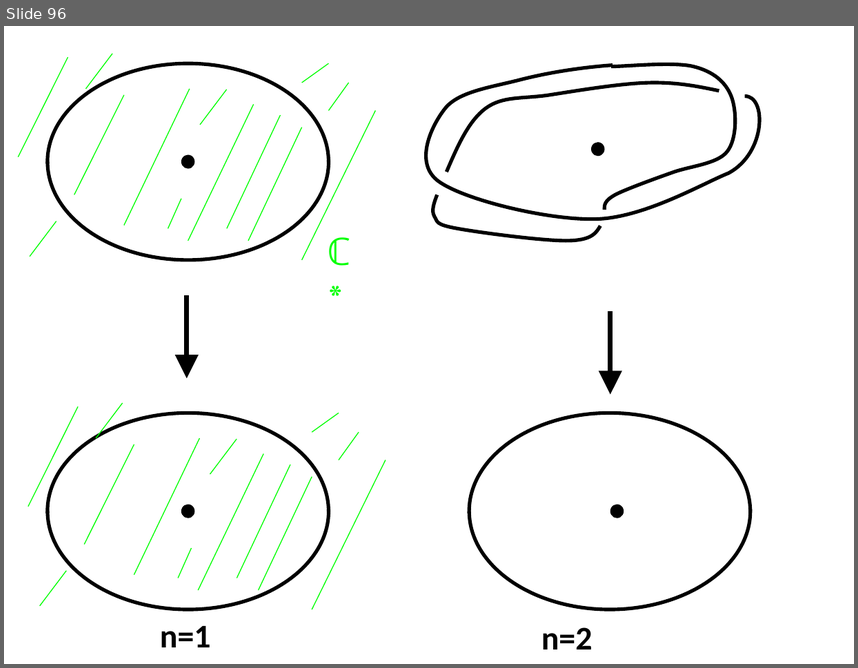
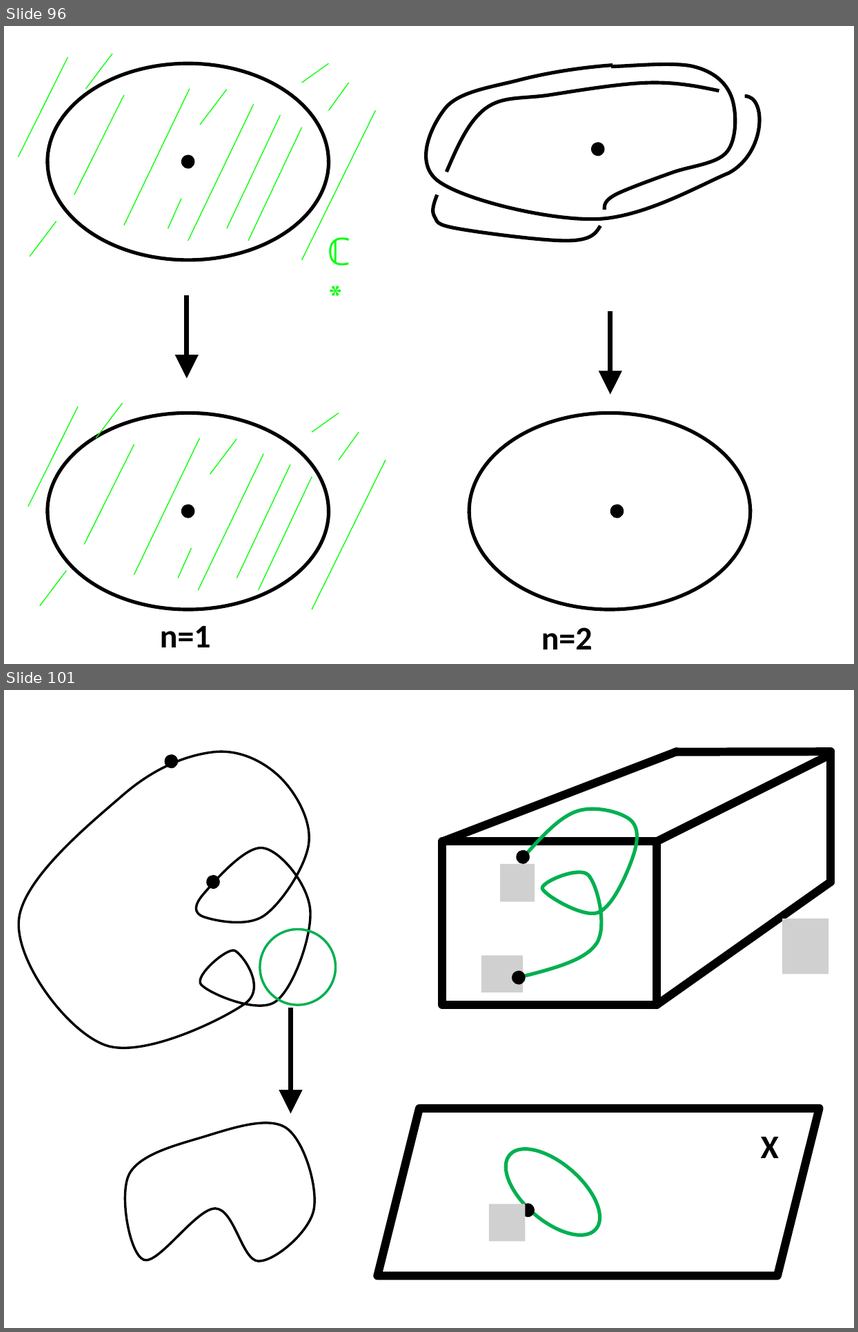
Before and after one commit to lutteropp/GeoTopo, a slide deck: images/Bilder.pptx. Shown one above the other, each under a label of ours: slide 96 before the commit, slides 96 and 101 after it; the slides between them are not shown. The pictures are 858x668 and 858x1332 pixels, drawn with LibreOffice and Linux fonts; fonts in the diff are those of the drawing; grey boxes stand for pictures. Boxes give left, top, right and bottom in pixels: in the first picture for what was removed or moved away, otherwise in the second. Text is boxed around its words. In the diff, an @@ line names an element or a change of style, - is before the commit and + after.

```diff
--- a/images/Bilder.pptx
+++ b/images/Bilder.pptx
@@ slide 101 added at <box>4,690,854,1328</box>, background #FFFFFF @@
@@ freeform shape added at <box>18,751,310,1047</box>, outline #000000 2 pt @@
@@ line added from (443, 841) to (677, 751), #000000 7 pt @@
@@ line added from (831, 751) to (675, 752), #000000 7 pt @@
@@ line added from (831, 751) to (831, 882), #000000 7 pt @@
@@ ellipse added at <box>165,755,179,768</box>, fill #000000 @@
@@ line added from (657, 841) to (831, 755), #000000 7 pt @@
@@ freeform shape added at <box>518,809,637,977</box>, outline #00B050 3 pt @@
@@ rectangle added at <box>443,841,657,1005</box>, outline #000000 7 pt @@
@@ ellipse added at <box>517,850,530,863</box>, fill #000000 @@
@@ ellipse added at <box>206,876,220,889</box>, fill #000000 @@
@@ picture added at <box>500,863,535,901</box> @@
@@ line added from (657, 1005) to (831, 882), #000000 7 pt @@
@@ ellipse added at <box>260,929,335,1005</box>, outline #00B050 2 pt @@
@@ picture added at <box>783,918,829,974</box> @@
@@ picture added at <box>481,955,524,993</box> @@
@@ ellipse added at <box>513,971,526,984</box>, fill #000000 @@
@@ arrow added from (290, 1007) to (290, 1114), #000000 4 pt @@
@@ freeform shape added at <box>125,1123,314,1261</box>, outline #000000 2 pt @@
@@ parallelogram added at <box>377,1108,819,1276</box>, outline #000000 7 pt @@
@@ ellipse added at <box>491,1132,615,1250</box>, outline #00B050 3 pt @@
@@ text added at <box>761,1136,779,1158</box>, 28 pt, text #000000, bold @@
+X
@@ picture added at <box>489,1203,526,1241</box> @@
@@ ellipse added at <box>521,1203,535,1216</box>, fill #000000 @@
```
Also in this commit, not shown: 2 slides changed, 3 other slides added, 1 slide removed, 15 other files.
